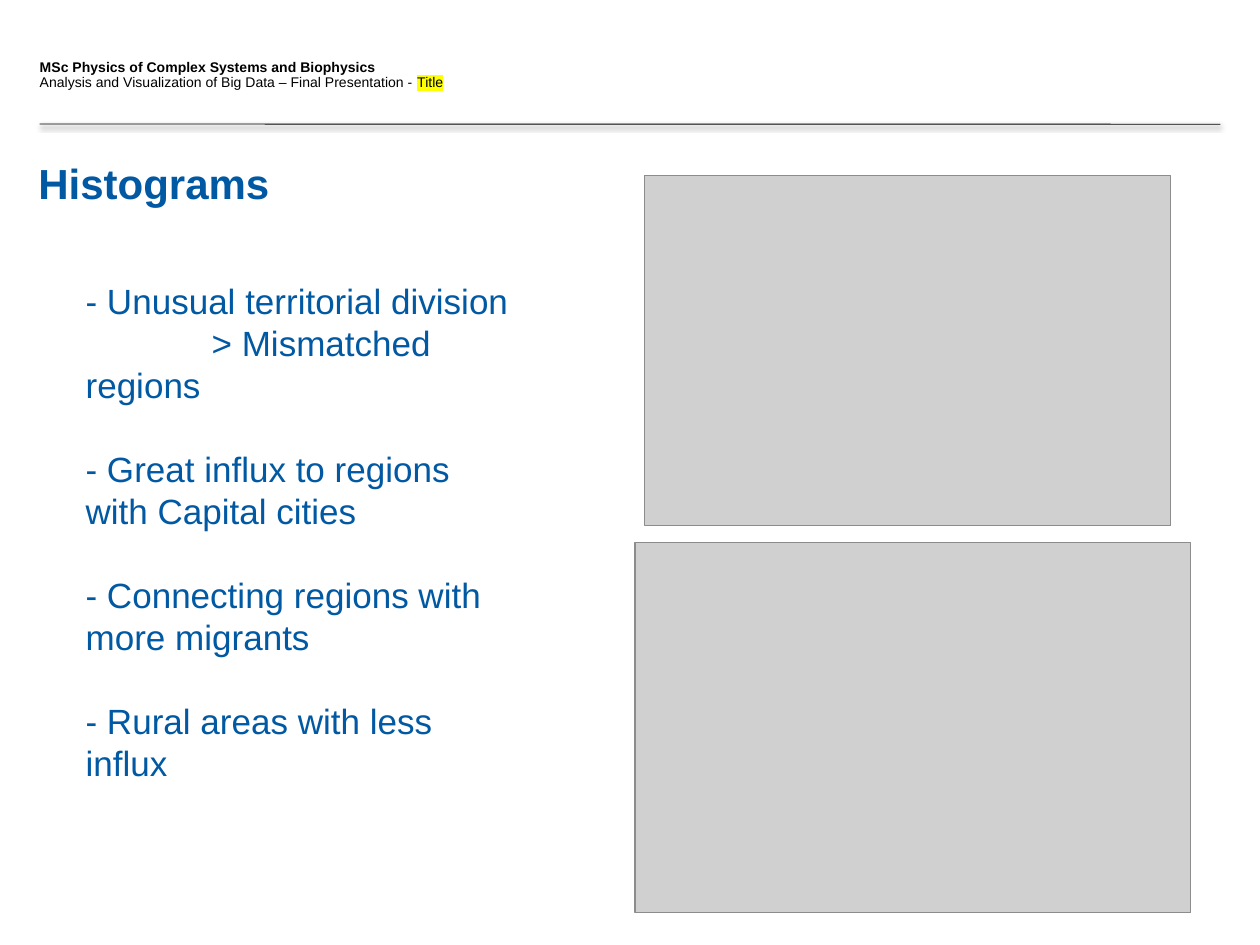
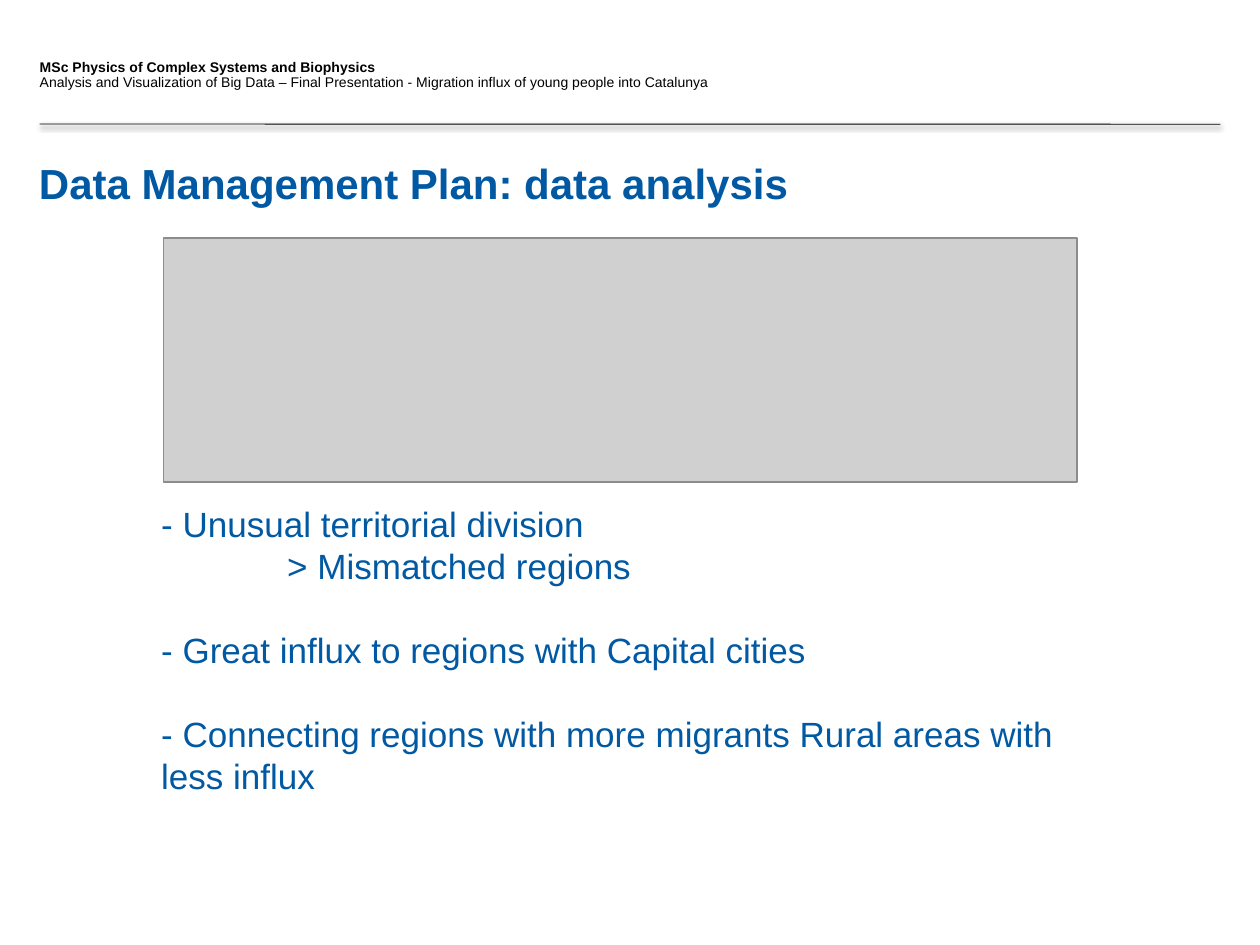
Before and after one commit to sowor14/Final_Dashboard, a slide deck: slide 4 of FinalPresentation_Template_authors.pptx (slide 7 before the commit). Drawn at 1260x945 pixels with LibreOffice and Linux fonts; fonts in the diff are those of the drawing; grey boxes stand for pictures; background and template pictures are left out. Boxes give left, top, right and bottom in pixels: in the first picture for what was removed or moved away, otherwise in the second. Text is boxed around its words. In the diff, an @@ line names an element or a change of style, - is before the commit and + after.

```diff
--- a/FinalPresentation_Template_authors.pptx
+++ b/FinalPresentation_Template_authors.pptx
@@ text at [40,77,708,90]: text changed @@
-Analysis and Visualization of Big Data – Final Presentation - Title
+Analysis and Visualization of Big Data – Final Presentation - Migration influx of young people into Catalunya
@@ text at [39,168,788,207]: text changed @@
-Histograms
+Data Management Plan: data analysis
@@ picture removed at [645,175,1171,525] @@
@@ picture added at [164,238,1077,483] @@
@@ text "- Unusual territorial division": place and size @@
-text "- Unusual territorial division" at [86,288,508,735]
+text "- Unusual territorial division" at [161,511,1052,790]
@@ picture removed at [635,542,1191,912] @@
@@ text at [161,721,1052,790]: text changed @@
-- Connecting regions with more migrants
-- Rural areas with less influx
+- Connecting regions with more migrants Rural areas with less influx
```
Also in this commit, not shown: 11 other slides changed, 1 slide added, 1 slide removed, 1 other file.
